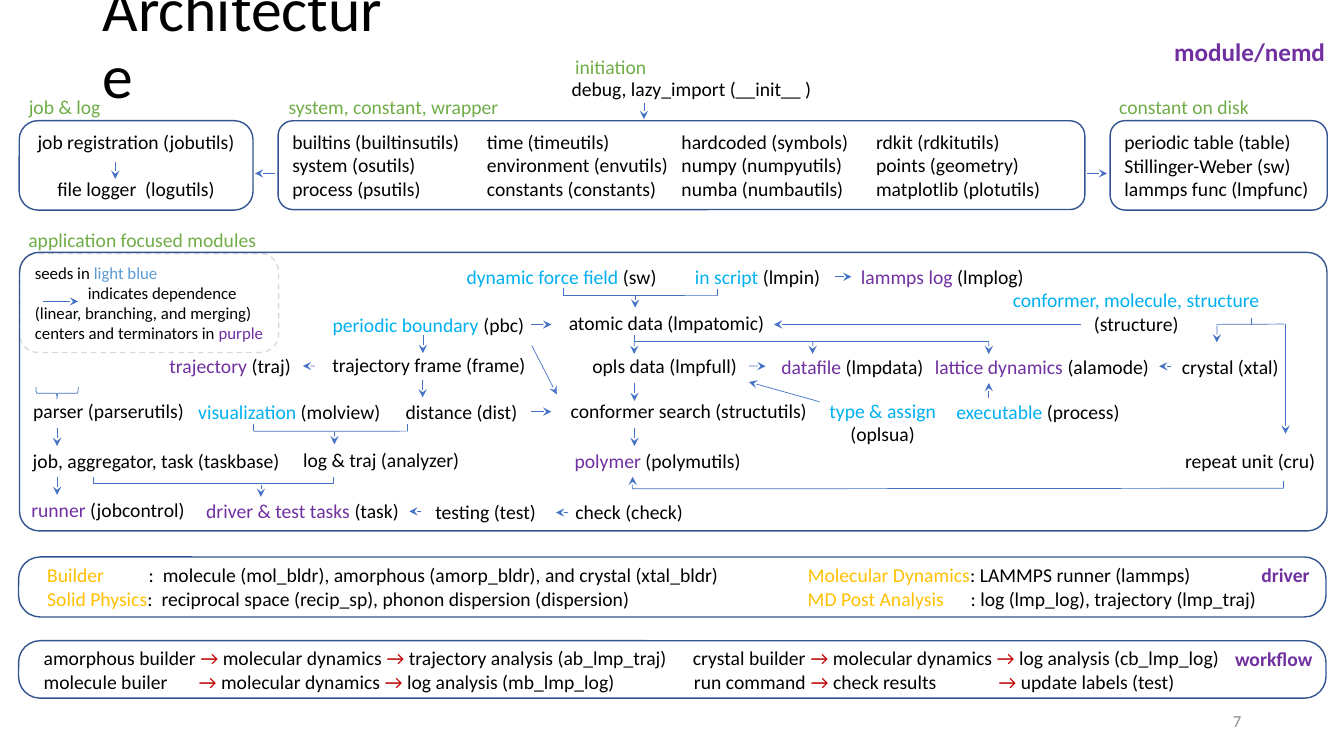
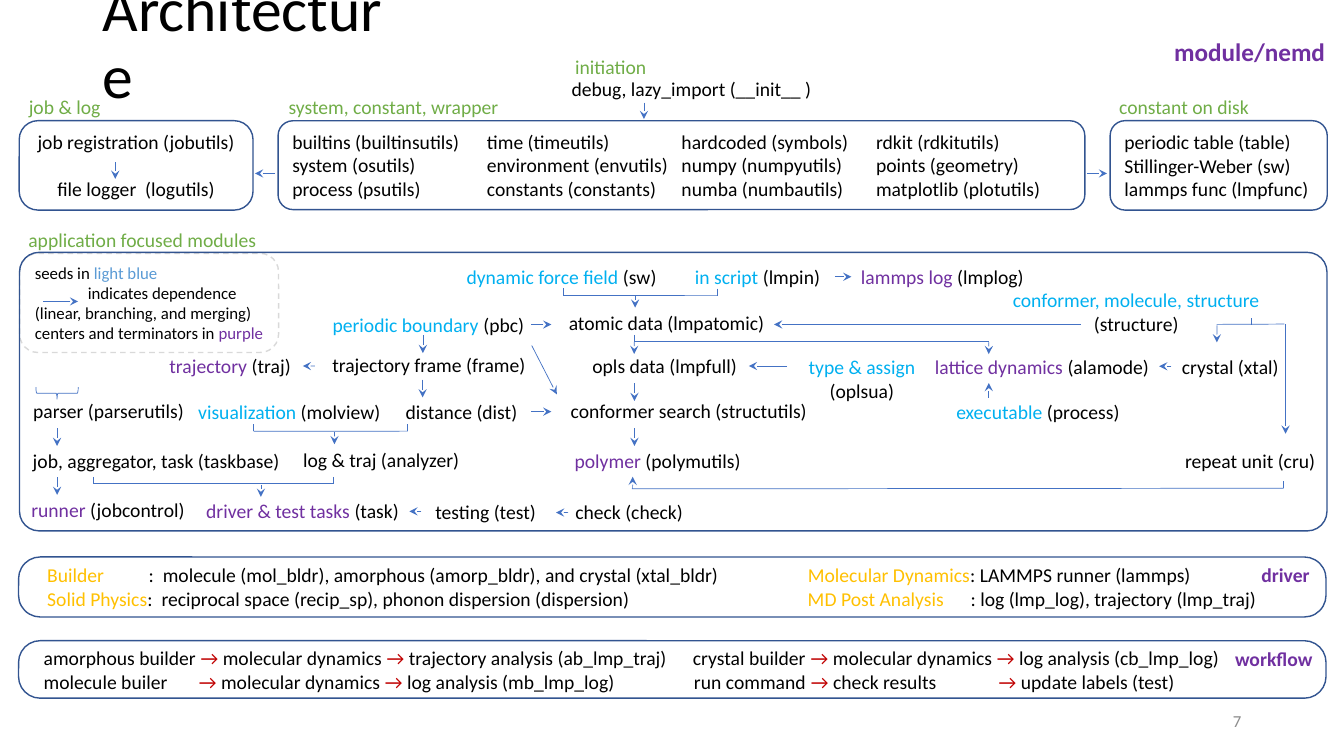
Before and after one commit to zhteg4pvt/nemd, a slide deck: slide 7 of docs/power_point/nemd.pptx. Drawn at 1344x756 pixels with LibreOffice and Linux fonts; fonts in the diff are those of the drawing. Boxes give left, top, right and bottom in pixels: in the first picture for what was removed or moved away, otherwise in the second. Text is boxed around its words. In the diff, an @@ line names an element or a change of style, - is before the commit and + after.

```diff
--- a/docs/power_point/nemd.pptx
+++ b/docs/power_point/nemd.pptx
@@ text "type & assign": place and size @@
-text "type & assign" at (829, 404, 936, 444)
+text "type & assign" at (809, 360, 915, 401)
@@ arrow removed from (813, 342) to (813, 354) @@
@@ arrow moved from (820, 402) - (749, 382) to (787, 366) - (749, 366) @@
@@ arrow removed from (749, 366) to (765, 366) @@
@@ text removed at (781, 360, 924, 377) @@
-datafile (lmpdata)
```
Also in this commit, not shown: 9 other files.
